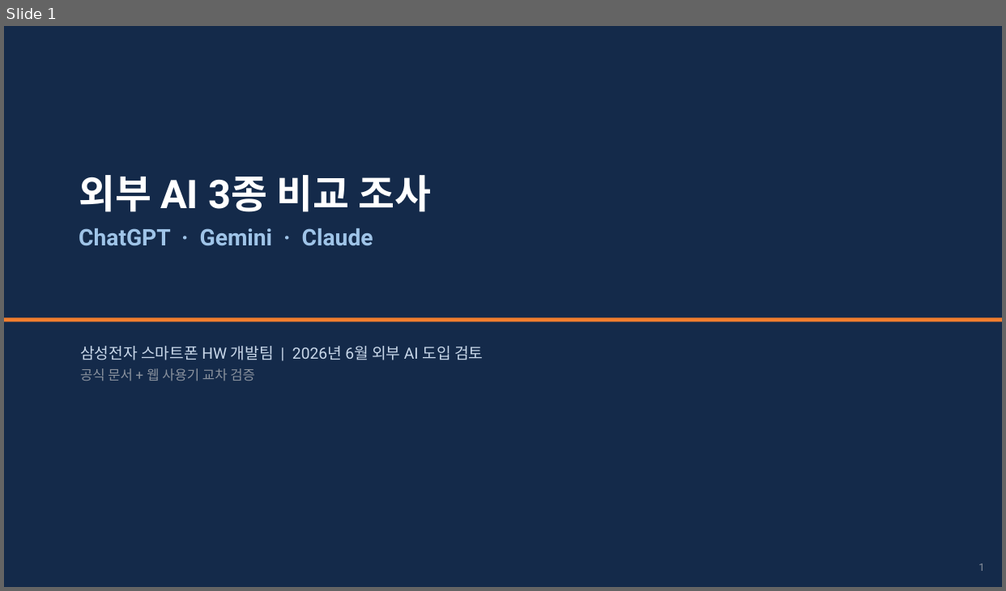
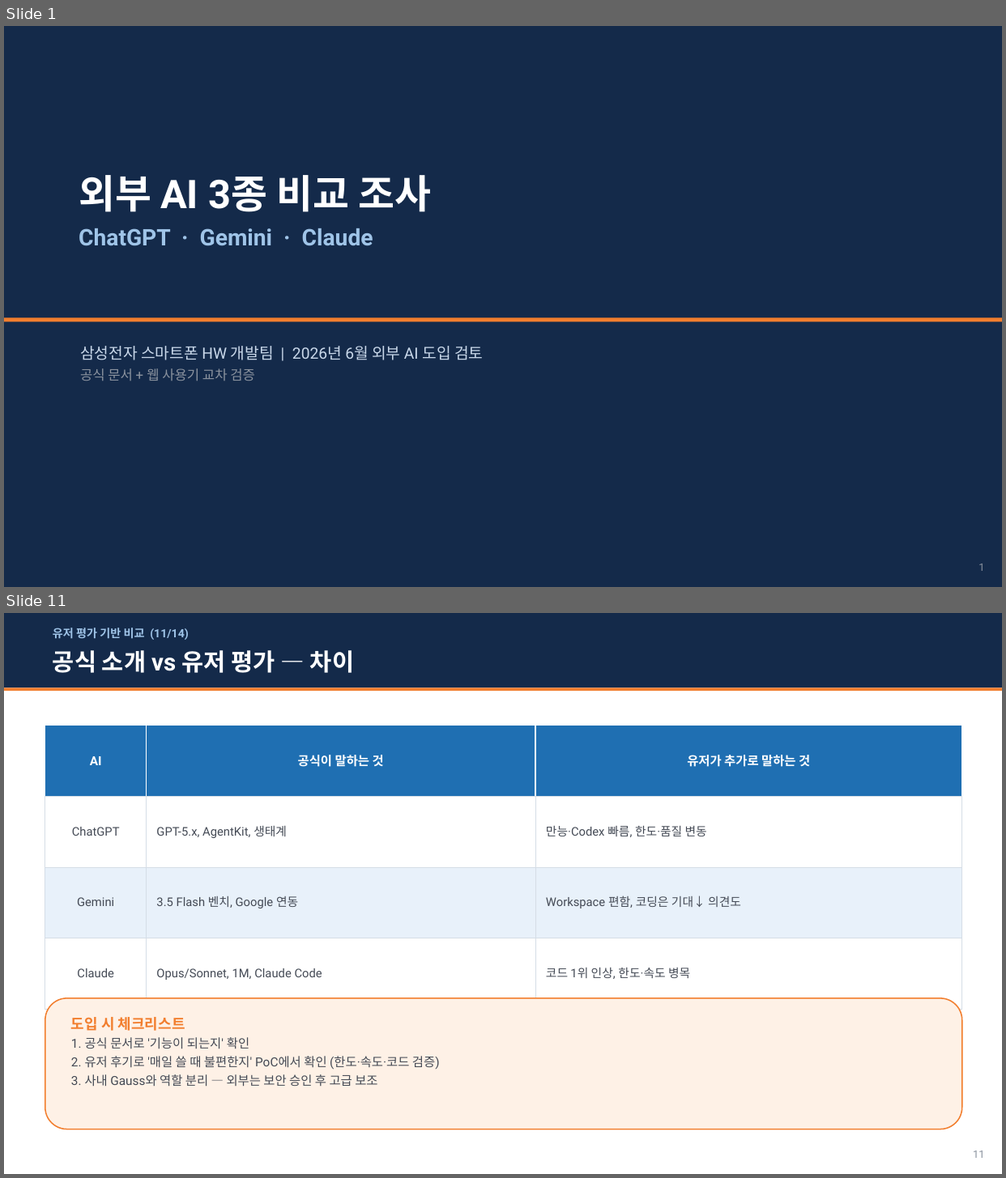
Before and after one commit to whaleonbush/poc, a slide deck: 외부AI_3종_비교조사.pptx. Shown one above the other, each under a label of ours: slide 1 before the commit, slides 1 and 11 after it; the slides between them are not shown. The pictures are 1006x591 and 1006x1178 pixels, drawn with LibreOffice and Linux fonts; fonts in the diff are those of the drawing. Boxes give left, top, right and bottom in pixels: in the first picture for what was removed or moved away, otherwise in the second. Text is boxed around its words. In the diff, an @@ line names an element or a change of style, - is before the commit and + after.

```diff
--- a/외부AI_3종_비교조사.pptx
+++ b/외부AI_3종_비교조사.pptx
@@ slide 11 added at box(4, 613, 1002, 1174), background #FFFFFF @@
@@ rectangle added at box(4, 613, 1002, 688), fill #142A4A @@
@@ text added at box(53, 628, 189, 640), 11 pt, text #9FC4E8, bold @@
+유저 평가 기반 비교 (11/14)
@@ text added at box(53, 650, 354, 673), 23 pt, text #FFFFFF, bold @@
+공식 소개 vs 유저 평가 — 차이
@@ rectangle added at box(4, 688, 1002, 691), fill #F27E2E @@
@@ rectangle added at box(45, 726, 147, 796), fill #1F6FB2, outline #FFFFFF 1 pt @@
@@ rectangle added at box(147, 726, 535, 796), fill #1F6FB2, outline #FFFFFF 1 pt @@
@@ rectangle added at box(535, 726, 962, 796), fill #1F6FB2, outline #FFFFFF 1 pt @@
@@ text added at box(90, 756, 102, 765), 12 pt, text #FFFFFF, bold @@
+AI
@@ text added at box(298, 755, 384, 767), 12 pt, text #FFFFFF, bold @@
+공식이 말하는 것
@@ text added at box(687, 755, 810, 767), 12 pt, text #FFFFFF, bold @@
+유저가 추가로 말하는 것
@@ rectangle added at box(45, 796, 147, 867), fill #FFFFFF, outline #D5DDE6 0.75 pt @@
@@ rectangle added at box(147, 796, 535, 867), fill #FFFFFF, outline #D5DDE6 0.75 pt @@
@@ rectangle added at box(535, 796, 962, 867), fill #FFFFFF, outline #D5DDE6 0.75 pt @@
@@ text added at box(72, 827, 120, 836), 11.5 pt, text #444A55 @@
+ChatGPT
@@ text added at box(156, 826, 287, 838), 11.5 pt, text #444A55 @@
+GPT-5.x, AgentKit, 생태계
@@ text added at box(546, 825, 707, 837), 11.5 pt, text #444A55 @@
+만능·Codex 빠름, 한도·품질 변동
@@ rectangle added at box(45, 867, 147, 939), fill #E8F1FA, outline #D5DDE6 0.75 pt @@
@@ rectangle added at box(147, 867, 535, 939), fill #E8F1FA, outline #D5DDE6 0.75 pt @@
@@ rectangle added at box(535, 867, 962, 939), fill #E8F1FA, outline #D5DDE6 0.75 pt @@
@@ text added at box(77, 897, 114, 906), 11.5 pt, text #444A55 @@
+Gemini
@@ text added at box(156, 897, 298, 909), 11.5 pt, text #444A55 @@
+3.5 Flash 벤치, Google 연동
@@ text added at box(546, 896, 741, 909), 11.5 pt, text #444A55 @@
+Workspace 편함, 코딩은 기대↓ 의견도
@@ rectangle added at box(45, 939, 147, 1010), fill #FFFFFF, outline #D5DDE6 0.75 pt @@
@@ rectangle added at box(147, 939, 535, 1010), fill #FFFFFF, outline #D5DDE6 0.75 pt @@
@@ rectangle added at box(535, 939, 962, 1010), fill #FFFFFF, outline #D5DDE6 0.75 pt @@
@@ text added at box(77, 969, 114, 977), 11.5 pt, text #444A55 @@
+Claude
@@ text added at box(156, 969, 322, 980), 11.5 pt, text #444A55 @@
+Opus/Sonnet, 1M, Claude Code
@@ text added at box(546, 968, 690, 979), 11.5 pt, text #444A55 @@
+코드 1위 인상, 한도·속도 병목
@@ rounded rectangle added at box(45, 999, 962, 1130), fill #FEF1E6, outline #F27E2E 1.2 pt @@
@@ text added at box(71, 1017, 440, 1087), 12 pt, text #444A55 @@
+도입 시 체크리스트
+1. 공식 문서로 '기능이 되는지' 확인
+2. 유저 후기로 '매일 쓸 때 불편한지' PoC에서 확인 (한도·속도·코드 검증)
+3. 사내 Gauss와 역할 분리 — 외부는 보안 승인 후 고급 보조
@@ text added at box(973, 1151, 984, 1158), 10 pt, text #8A929E @@
+11
```
Also in this commit, not shown: 9 slides changed, 3 other slides added, 3 other files.
